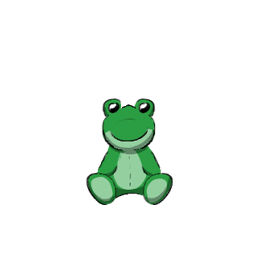
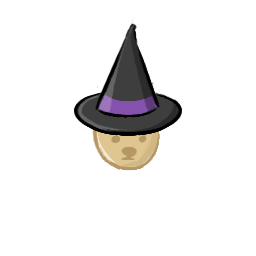
Layers edited between the first and the second 256x256 image:
added layer "Witch Hat" (1st of 2) above "Witch Hat" over (x1=73, y1=15, x2=183, y2=135)
added layer "Witch Hat" (2nd of 2) above "safari_hat" over (x1=73, y1=15, x2=183, y2=171)
hid "stuffed frog" over (x1=86, y1=98, x2=173, y2=205)
